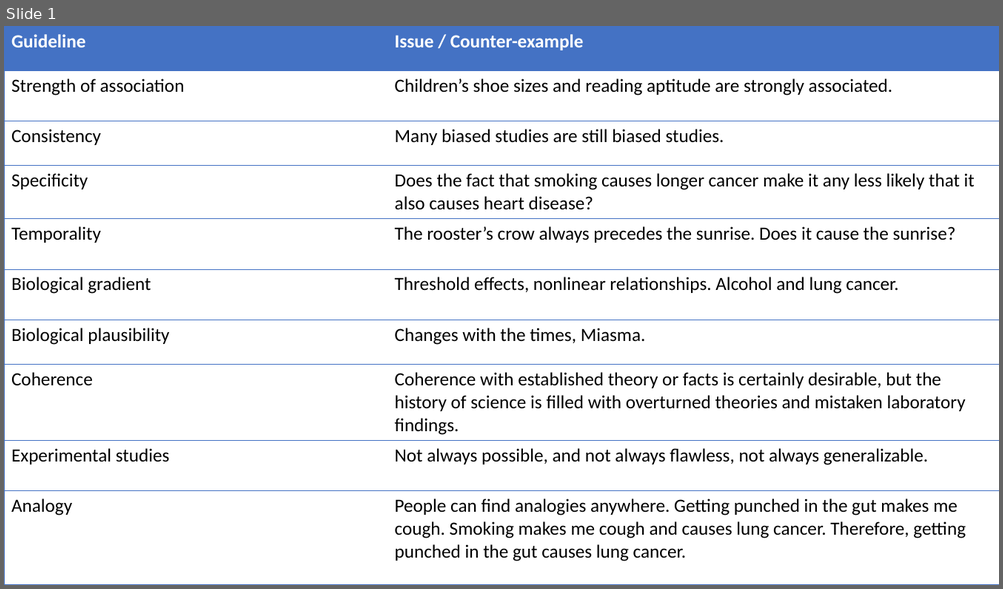
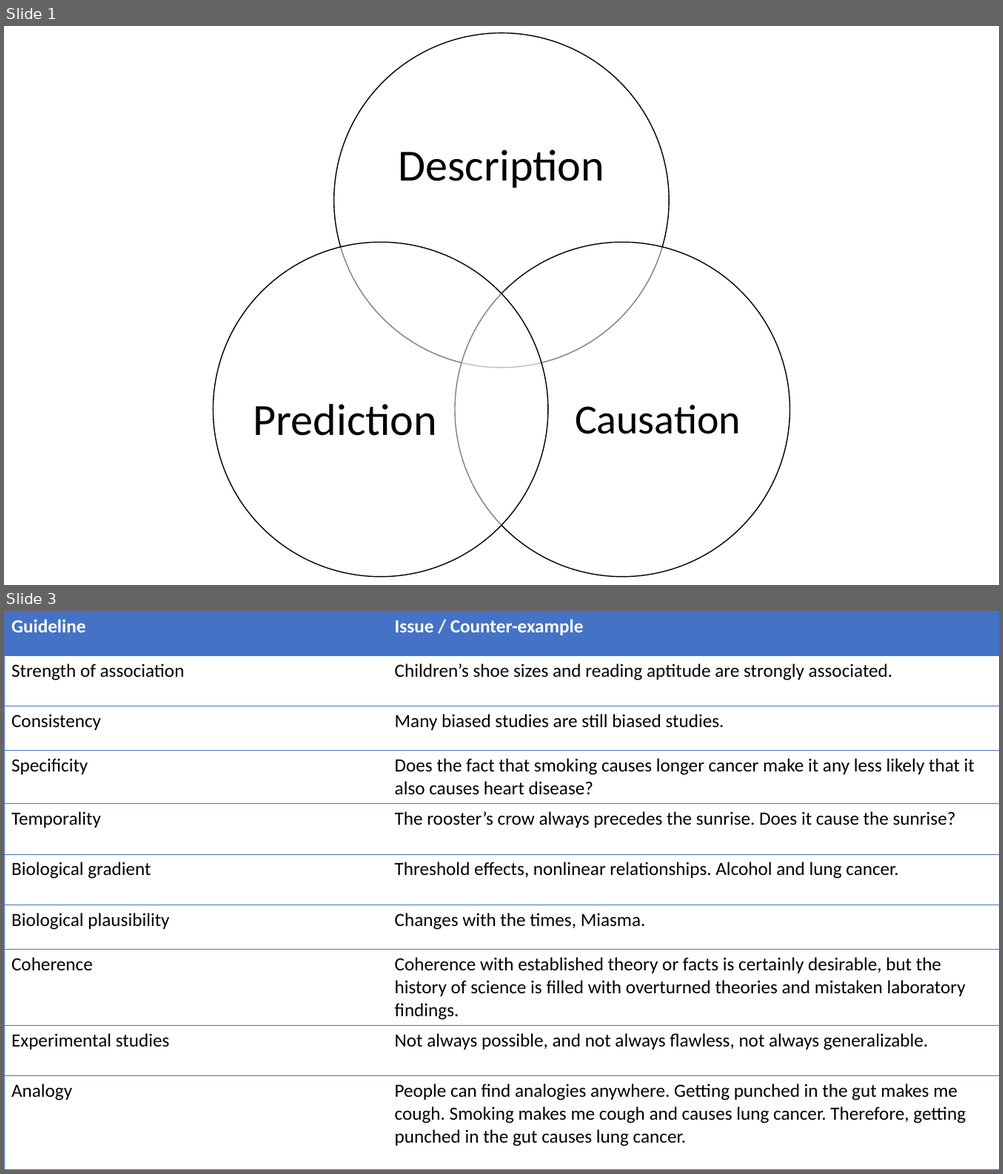
Before and after one commit to brad-cannell/r4epi, a slide deck: img/12_causal_inference/01_intro_causal_inference/introduction_to_causal_inference.pptx. Shown one above the other, each under a label of ours: slide 1 before the commit, slides 1 and 3 after it; the slides between them are not shown. The pictures are 1003x589 and 1003x1174 pixels, drawn with LibreOffice and Linux fonts; fonts in the diff are those of the drawing. Boxes give left, top, right and bottom in pixels: in the first picture for what was removed or moved away, otherwise in the second. Text is boxed around its words. In the diff, an @@ line names an element or a change of style, - is before the commit and + after.

```diff
--- a/img/12_causal_inference/01_intro_causal_inference/introduction_to_causal_inference.pptx
+++ b/img/12_causal_inference/01_intro_causal_inference/introduction_to_causal_inference.pptx
@@ slide 1 added at bbox=[4, 26, 999, 585], background #FFFFFF @@
@@ group added at bbox=[213, 33, 790, 577]: 3 ellipses, 3 texts @@
+Description
+Causation
+Prediction
@@ what was slide 1 is now slide 3 @@
```
Also in this commit, not shown: 1 other slide added, 4 other files.
